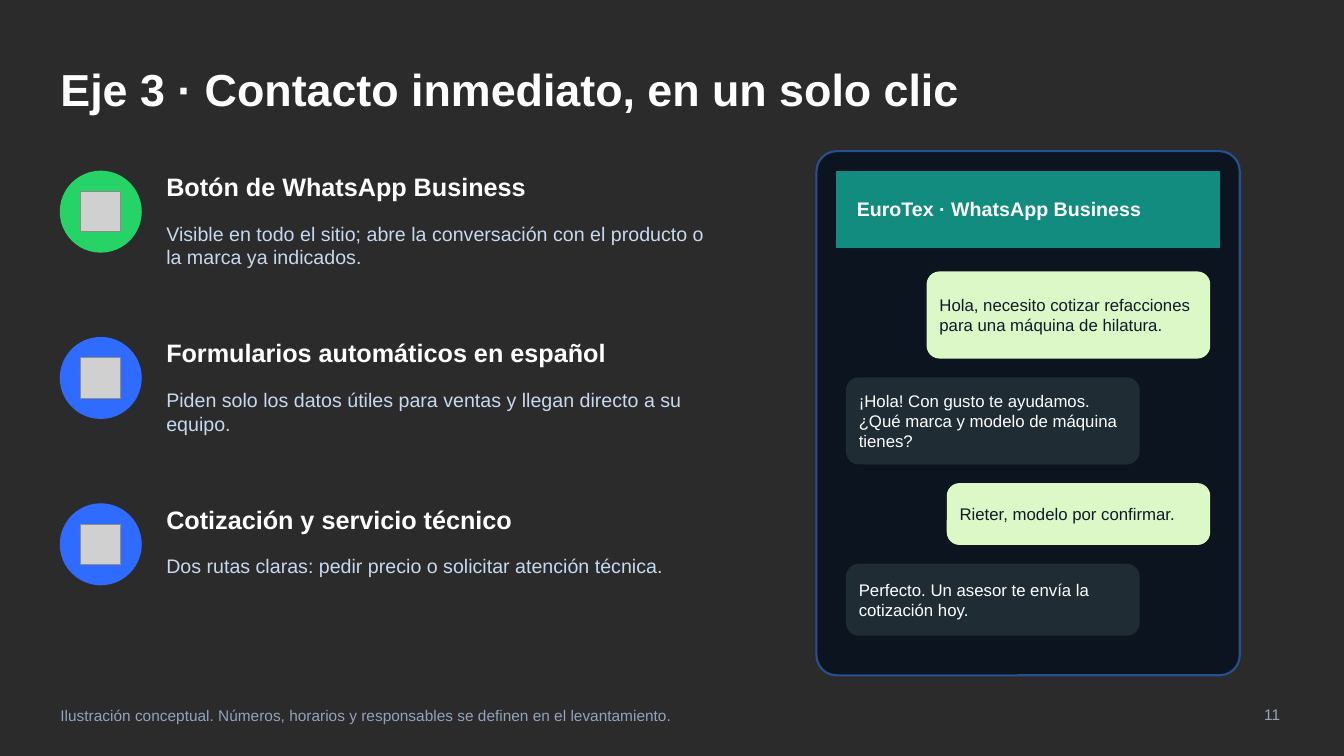
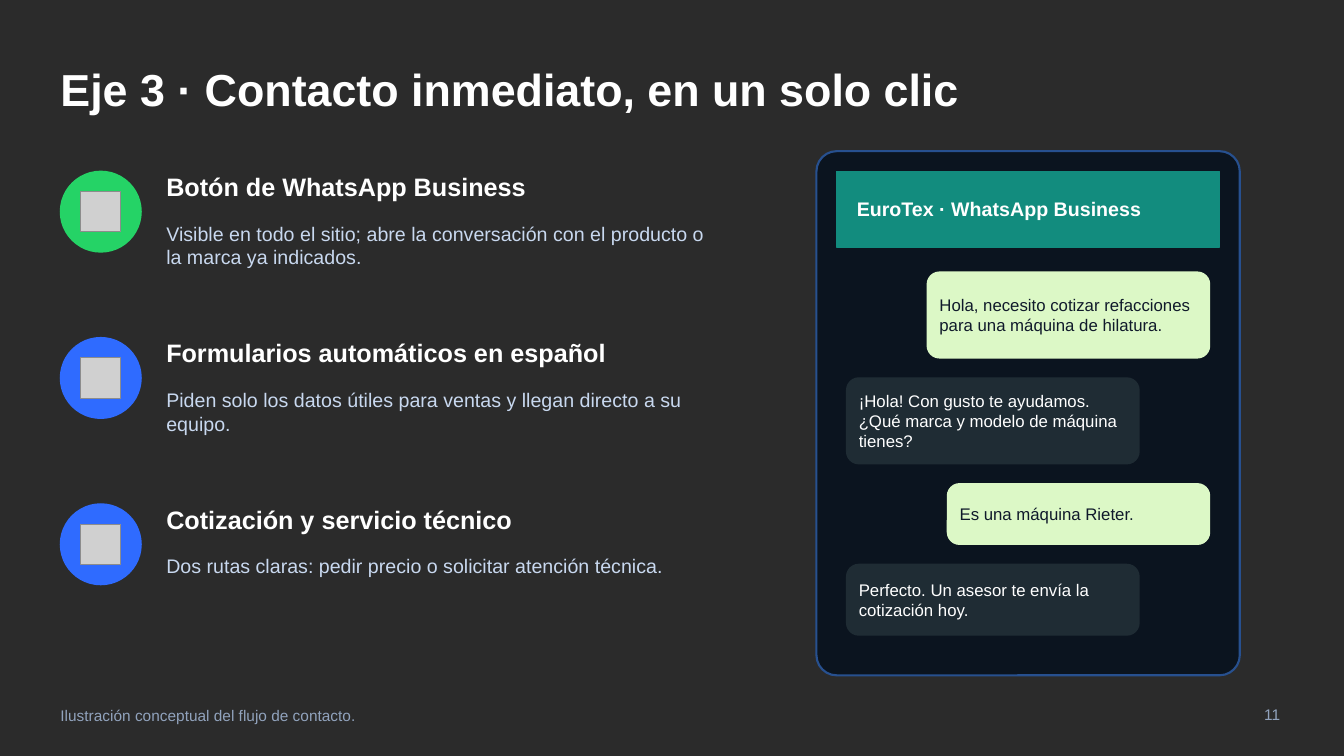
Before and after one commit to GerardoValpuesta/PortafolioWeb, a slide deck: slide 11 of presentaciones/eurotex/SYMTHREE_EuroTex_Propuesta_v2.pptx. Drawn at 1344x756 pixels with LibreOffice and Linux fonts; fonts in the diff are those of the drawing; grey boxes stand for pictures; background and template pictures are left out; a plain dark background stands for a picture behind light text. Boxes give left, top, right and bottom in pixels: in the first picture for what was removed or moved away, otherwise in the second. Text is boxed around its words. In the diff, an @@ line names an element or a change of style, - is before the commit and + after.

```diff
--- a/presentaciones/eurotex/SYMTHREE_EuroTex_Propuesta_v2.pptx
+++ b/presentaciones/eurotex/SYMTHREE_EuroTex_Propuesta_v2.pptx
@@ text at bbox=[960, 507, 1133, 524]: text changed @@
-Rieter, modelo por confirmar.
+Es una máquina Rieter.
@@ text at bbox=[60, 709, 356, 724]: text changed @@
-Ilustración conceptual. Números, horarios y responsables se definen en el levantamiento.
+Ilustración conceptual del flujo de contacto.
```
Also in this commit, not shown: 6 other slides changed, 1 slide added, 1 other file.
